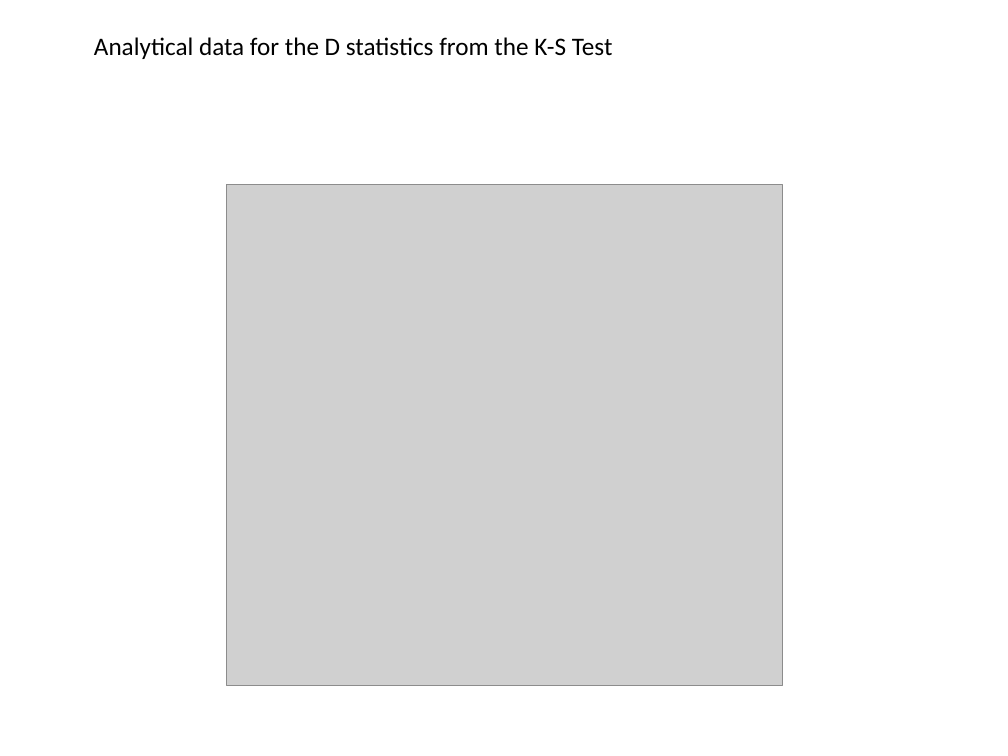
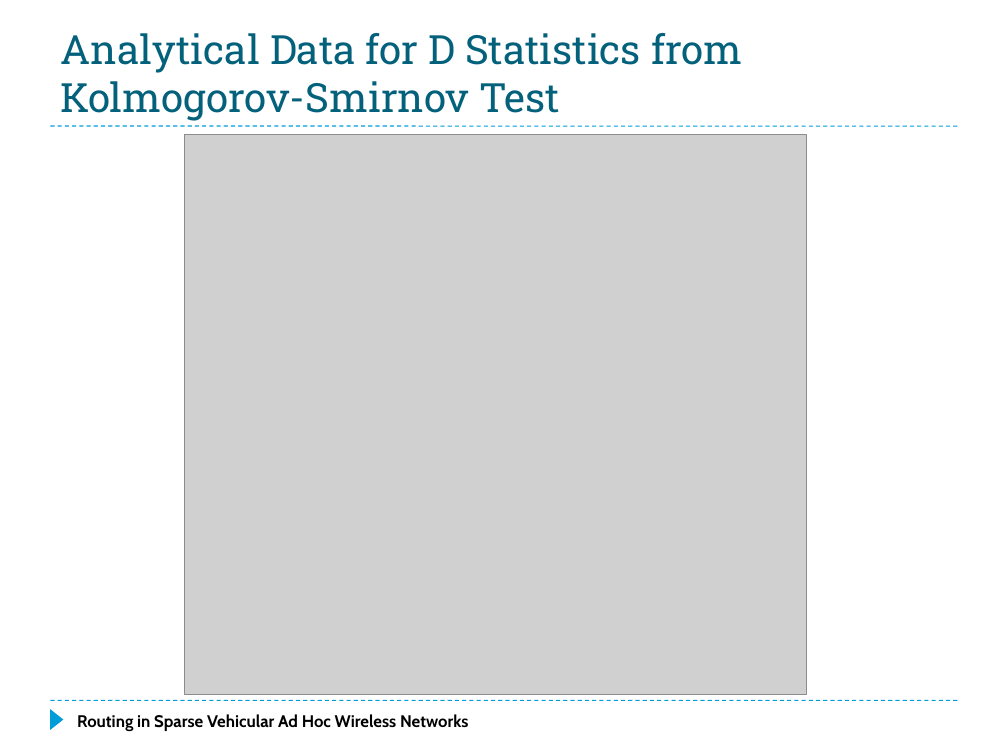
Before and after one commit to f33losopher/EEMaster_VANET, a slide deck: slide 13 of VANET_Felix.pptx (slide 12 before the commit). Drawn at 1008x756 pixels with LibreOffice and Linux fonts; fonts in the diff are those of the drawing; grey boxes stand for pictures. Boxes give left, top, right and bottom in pixels: in the first picture for what was removed or moved away, otherwise in the second. Text is boxed around its words. In the diff, an @@ line names an element or a change of style, - is before the commit and + after.

Commit message:
Mainly updates to PPT Paper up to analysis of disconnected networks with two directional traffic

```diff
--- a/VANET_Felix.pptx
+++ b/VANET_Felix.pptx
@@ title "Analytical Data for D Statistics ..." at box(60, 33, 742, 121): vertical alignment top to bottom @@
@@ title at box(60, 33, 742, 121): text changed; size 18 to 28.8 pt; font Calibri to Roboto Slab; text colour #000000 to #04617B @@
-Analytical data for the D statistics from the K-S Test
+Analytical Data for D Statistics from Kolmogorov-Smirnov Test
@@ line added from (50, 126) to (958, 126), #009DD9 0.75 pt dashed @@
@@ picture: place and size @@
-picture at box(227, 184, 782, 685)
+picture at box(184, 134, 806, 695)
@@ line added from (50, 701) to (958, 701), #009DD9 0.75 pt dashed @@
@@ triangle added at box(50, 709, 64, 730), fill #009DD9 @@
@@ text added at box(77, 714, 469, 731), 12 pt, text #000000, bold @@
+Routing in Sparse Vehicular Ad Hoc Wireless Networks
```
Also in this commit, not shown: 20 other slides changed, 3 slides added, 2 slides removed, 2 other files.
